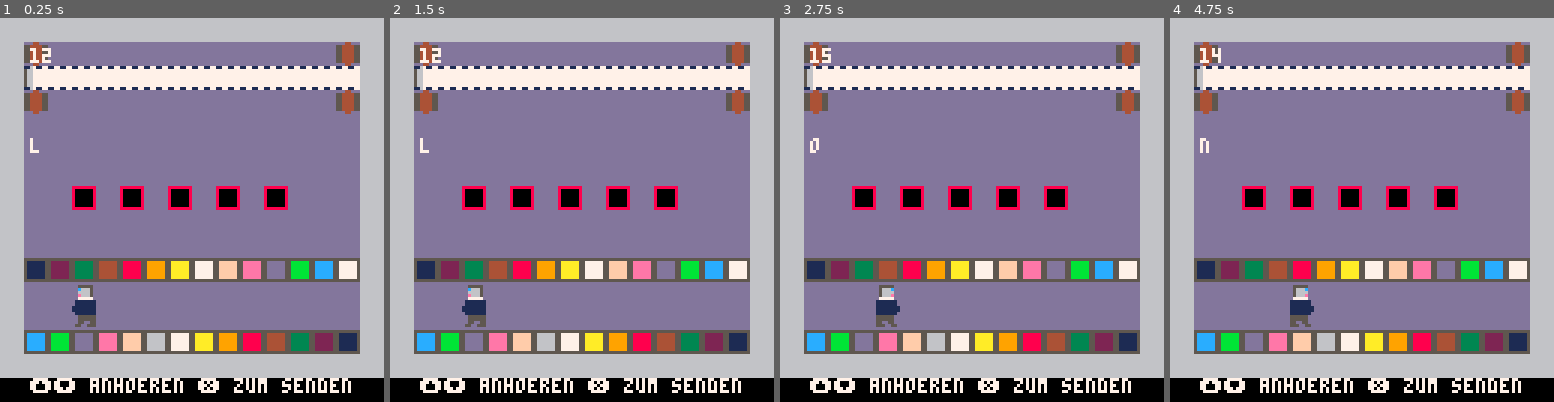
Above: before the commit, frames 1-4 (left to right).
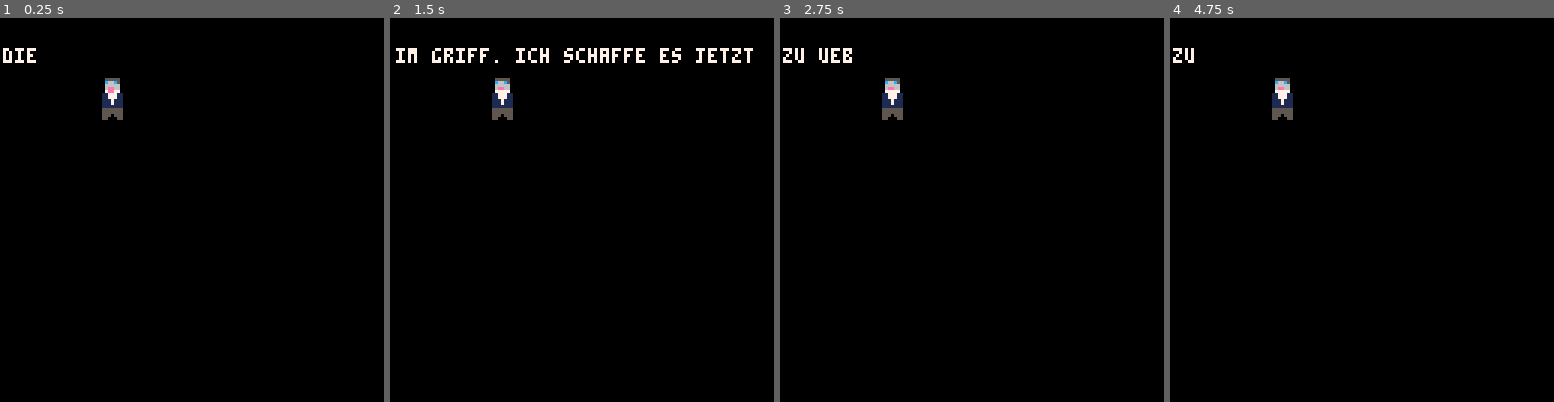
Above: after the commit, the same moments.

Repository: do1eh/PICO-8
Game: PICO-8 cartridge marconicw.p8
Same seed, same stepped clock (60 frames per second), same inputs: the game is played once before the commit and once after it.
Inputs:
- Up to frame 1 (0.25 s): no input
- Up to frame 2 (1.5 s): tap X (X key) at 0.33, 1.07 s
- Up to frame 3 (2.75 s): hold Right 1.6-2.1 s; tap X (X key) at 1.85 s; hold Up 2.15-2.42 s; hold Right from 2.47 s (still down)
- Up to frame 4 (4.75 s): tap X (X key) at 2.97, 4.08 s; release Right at 3.03 s; hold Left 3.08-3.58 s; hold Down 3.63-3.97 s; hold Right 4.02-4.68 s; hold Up from 4.73 s (still down)

The runs differ from the first frame. In frame 1, 94% of the frame differs, in the area x 0-100%, y 0-98%; in frame 2, 94%; in frame 3, 94%; in frame 4, 94%.

Commit message:
marconicw writersound

Diff:
--- a/marconicw.p8
+++ b/marconicw.p8
@@ -5,7 +5,7 @@
 text_init()
 write_init()
 game_init()
-intro=false
+intro=true
 end
 
 function _update()
@@ -70,7 +70,7 @@
       if char_index < #text then
         char_index += 1
         current_text = sub(text, 1, char_index)
-
+        sfx(0)
       else
         text_ready = true
         frame_counter = 0
@@ -93,11 +93,7 @@
 
 function intro_draw()
 
-    if (text_zeile>10) spr(7,10,60,2,2)
-    if (text_zeile>11) spr(13,30,70,2,1)
-    if (text_zeile>12) spr(11,50,70,2,1)
-    if (text_zeile>16) spr(27,10,100,2,1)
-    if (text_zeile>20) spr(33,30,100,2,2)
+
     if not text_ready then
     write(1, 10)
 else
@@ -123,6 +119,10 @@
  play={a=1,b=2,c=3,d=4,e=5,f=6,g=7,h=8,i=9,j=10,k=11,l=12,m=13,n=14,o=15,p=16,q=17,r=18,s=19,t=20,u=21,v=22,w=23,x=24,y=25,z=26}
  blockoben= {'h', 'e', 'l', 'o', 'n', 'x', 't', 'w', 'k', 'i', 'f', 'r', 'a', 'z'}
  blockunten={'g', 'b', 'd', 'u', 'p', 's', 'y', 'q', 'j', 'm', 'v', 'c', 'n', 'x'}
+ senden={}
+ sendtext=''
+ paper_counter=1
+ animatepaper=false
  win=false
 end
 
@@ -131,18 +131,32 @@
 
 
 function game_update()
- frame_counter+=1
- if frame_counter==20 then
+
+    frame_counter+=1
+ if frame_counter==100 then
     frame_counter=0
  end
-
+    paper_counter+=1
+ if paper_counter==4 then
+    paper_counter=0
+ end
+ gewonnen()
  move()
- if btn(❎) then
-    game_init()
- end
+
+end
+
+function gewonnen()
+ gesendet='';
+  for element in all(senden) do
+      gesendet=gesendet..element
+  end
+  if gesendet=='morse' then
+        win=true
+end
 end
 
 function move()
+  if not animatepaper then
     if btnp(⬆️) then
 
         player.dir='n'
@@ -168,12 +182,91 @@
         end
         player.dir='w'
     end
-end
-…(5 lines of a section not shown)…
+    if btnp(❎) then
+        buchstabeo=blockoben[player.x/8]
+        buchstabeu=blockunten[player.x/8]
+        if  player.dir=='n' then
+            --print(blockoben[player.x/8])
+            add(senden,buchstabeo)
+          elseif player.dir=='s' then
+            add(senden,buchstabeu)
+        end
+        if (#senden==1) mset(3,7,58)
+        if (#senden==2) mset(5,7,58)
+        if (#senden==3) mset(7,7,58)
+        if (#senden==4) mset(9,7,58)
+        if #senden==5 then
+            mset(11,7,58)
+            frame_counter=0
+        end
+    end
+  end
+end
+
+
+function animatesenden()
+  if #senden==5 then
+     sendtext=''
+     for element in all(senden) do
+         sendtext=sendtext..element..' '
+     end
+     ticker(108,18)
+  end
+end
+
+function ticker(posx, posy)
+    frame_counter+=1
+
+    if frame_counter >= 2  then
+    frame_counter = 0
+    char_index += 1
+      if char_index < #sendtext then
+        current_text = sub(sendtext, 1, char_index)
+        animatepaper=true
+      else
+        text_ready = true
+        frame_counter = 0
+    end
+    end
+    posx=posx-char_index
+    --papier animieren
+    if paper_counter<1 then
+       for i=2,14 do
+          mset(i,2,8)
+       end
+    elseif paper_counter<2 then
+         for i=2,14 do
+             mset(i,2,9)
+         end
+    elseif paper_counter<3 then
+         for i=2,14 do
+             mset(i,2,10)
+         end
+    elseif paper_counter<4 then
+         for i=2,14 do
+             mset(i,2,11)
+         end
+
+
+    end
+    --text drucken
+    print(current_text, posx, posy, 0)
+    spr(32,15*8,2*8)
+    spr(32,0,2*8)
+    if posx<-50 then
+        gewonnen()
+        senden={}
+        sendtext=''
+        char_index=0
+        paper_counter=1
+        animatepaper=false
+        mset(3,7,48)
+        mset(5,7,48)
+        mset(7,7,48)
+        mset(9,7,48)
+        mset(11,7,48)
+    end
+end
 
 function game_draw()
 map()
@@ -182,26 +275,32 @@
 if(player.dir=='w') spr(3,player.x,player.y,1,2,true,false)
 if(player.dir=='o') spr(3,player.x,player.y,1,2)
 
-
+animatesenden()
 --gewonnen
 if win then
-    print("juhu es funktioniert!",10,68,6)
-    print("das loesungswort ist: frisst",10,76,6)
+    print("das war richtig!",30,38,7)
+    print("das loesungswort ist: frisst",9,46,7)
 end
 print("⬆️⬇️ anhoeren ❎ zum senden",10,120,7)
-print(play[blockoben[player.x/8]],10,10,7)
-print(blockoben[player.x/8],10,40,7)
+
+--print(blockoben[player.x/8],10,40,7)
+--print(blockunten[player.x/8],30,40,7)
+--print(#senden.."/6 gesendet:"..sendtext,10,50,7)
+-- for element in all(senden) do
+--          print(element)
+--        end
+--print(win,10,70,7)
 
 end
 __gfx__
-00000000055555000555550000555550005555500055555000000000000000000000000000000000117711777711771111671177561177110000000000000000
-000000000c66c5000c66c50000c6665000c666500055555000000000000000000000000000000000777777777777777756677777566777770000000000000000
-00700700066666000666660000666650006666500055555000000000000000000000000000000000777777777777777756677777566777770000000000000000
-0007700006ee660006ee660000e6665000e666500055555000000000000000000000000000000000777777777777777756677777566777770000000000000000
-000770000777770007ee770000777770007777700077777000000000000000000000000000000000777777777777777756677777566777770000000000000000
-00700700117771101177711001111111011111110111111100000000000000000000000000000000777777777777777756677777566777770000000000000000
-00000000117771101177711001111111011111110111111100000000000000000000000000000000777777777777777756677777566777770000000000000000
-00000000111711101117111011111111111111110111111100000000000000000000000000000000117711777711771111671177561177110000000000000000
+00000000055555000555550000555550005555500055555000000000000000001177117717711771771177117117711711671177561177110000000000000000
+000000000c66c5000c66c50000c6665000c666500055555000000000000000007777777777777777777777777777777756677777566777770000000000000000
+00700700066666000666660000666650006666500055555000000000000000007777777777777777777777777777777756677777566777770000000000000000
+0007700006ee660006ee660000e6665000e666500055555000000000000000007777777777777777777777777777777756677777566777770000000000000000
+000770000777770007ee770000777770007777700077777000000000000000007777777777777777777777777777777756677777566777770000000000000000
+00700700117771101177711001111111011111110111111100000000000000007777777777777777777777777777777756677777566777770000000000000000
+00000000117771101177711001111111011111110111111100000000000000007777777777777777777777777777777756677777566777770000000000000000
+00000000111711101117111011111111111111110111111100000000000000001177117717711771771177117117711711671177561177110000000000000000
 00000000111711101117111011111111111111110111111100000000000000000000000000000000000000000000000000000000000000000000000000000000
 00000000111111101111111001111111011111110111111100000000000000000000000000000000000000000000000000000000000000000000000000000000
 00000000555555505555555000555555000555500555555500000000000000000000000000000000000000000000000000000000000000000000000000000000
@@ -218,14 +317,14 @@
 66666666dddddddd777777775111111552222225533333355444444558888885599999955aaaaaa5000000000000000000000000000000000000000000000000
 66666666dddddddd777777775111111552222225533333355444444558888885599999955aaaaaa5000000000000000000000000000000000000000000000000
 66666666dddddddd7777777755555555555555555555555555555555555555555555555555555555000000000000000000000000000000000000000000000000
-8888888811771177ddd44ddd55555555555555555555555555555555555555555555555555555555000000000000000000000000000000000000000000000000
-8000000877777777554444555cccccc55bbbbbb55dddddd55eeeeee55ffffff55666666557777775000000000000000000000000000000000000000000000000
-8000000877777777554444555cccccc55bbbbbb55dddddd55eeeeee55ffffff55666666557777775000000000000000000000000000000000000000000000000
-8000000877777777554444555cccccc55bbbbbb55dddddd55eeeeee55ffffff55666666557777775000000000000000000000000000000000000000000000000
-8000000877777777554444555cccccc55bbbbbb55dddddd55eeeeee55ffffff55666666557777775000000000000000000000000000000000000000000000000
-8000000877777777554444555cccccc55bbbbbb55dddddd55eeeeee55ffffff55666666557777775000000000000000000000000000000000000000000000000
-8000000877777777554444555cccccc55bbbbbb55dddddd55eeeeee55ffffff55666666557777775000000000000000000000000000000000000000000000000
-8888888811771177ddd44ddd55555555555555555555555555555555555555555555555555555555000000000000000000000000000000000000000000000000
+8888888811771177ddd44ddd55555555555555555555555555555555555555555555555555555555888888880000000000000000000000000000000000000000
+8000000877777777554444555cccccc55bbbbbb55dddddd55eeeeee55ffffff55666666557777775800000080000000000000000000000000000000000000000
+8000000877777777554444555cccccc55bbbbbb55dddddd55eeeeee55ffffff55666666557777775800000080000000000000000000000000000000000000000
+8000000877777777554444555cccccc55bbbbbb55dddddd55eeeeee55ffffff55666666557777775800aa0080000000000000000000000000000000000000000
+8000000877777777554444555cccccc55bbbbbb55dddddd55eeeeee55ffffff55666666557777775800aa0080000000000000000000000000000000000000000
+8000000877777777554444555cccccc55bbbbbb55dddddd55eeeeee55ffffff55666666557777775800000080000000000000000000000000000000000000000
+8000000877777777554444555cccccc55bbbbbb55dddddd55eeeeee55ffffff55666666557777775800000080000000000000000000000000000000000000000
+8888888811771177ddd44ddd55555555555555555555555555555555555555555555555555555555888888880000000000000000000000000000000000000000
 
 
 
Not shown, changed: the thumbnail (__label__) section of marconicw.p8
Not shown, changed: the sound effects (__sfx__) section of marconicw.p8
